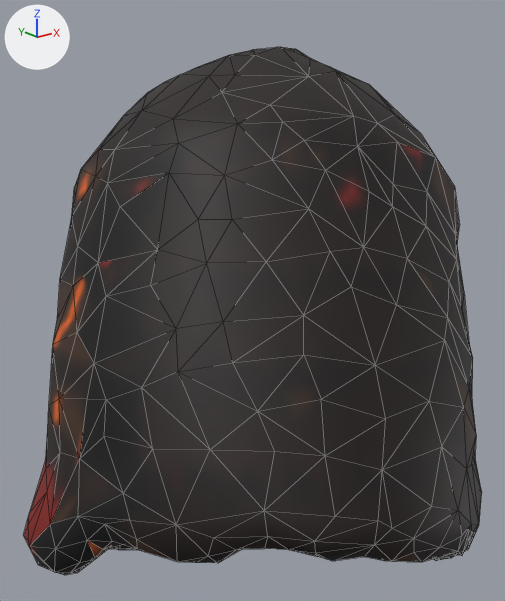
The glTF model www/proto3d/models/beth/equipment/fitted/wren/wren_leather_masterwork_glove_R_lod1.glb, before and after one commit.
One viewpoint serves both versions: a camera (50 mm lens) standing at (-0.521, -0.472, 0.95) and looking at (-0.272, -0.162, 0.826). Every picture has the same lights, and +X, +Y and +Z are marked at upper left. The first picture is the older version. Mesh edges are drawn as thin lines. Vertices at exactly the same position are counted once.

The older version as bpy lines, for what is in view:
```python
me_wren_leather_masterwork_glove_r_hi_002 = bpy.data.meshes.new('wren_leather_masterwork_glove_R_hi.002')
me_wren_leather_masterwork_glove_r_hi_002.from_pydata(...)  # 796 vertices, 1592 faces; spans x -0.425..-0.128, y -0.316..-0.018, z 0.642..0.969
me_wren_leather_masterwork_glove_r_hi_002.materials.append(mat_wren_leather_masterwork_glove_r_mat)  # picture img_tex_wren_leather_masterwork_glove_r
ob_wren_leather_masterwork_glove_r_lod1 = bpy.data.objects.new('wren_leather_masterwork_glove_R_lod1', me_wren_leather_masterwork_glove_r_hi_002)
ob_wren_leather_masterwork_glove_r_lod1.location = (0.0, 0.0, 0.0)
```
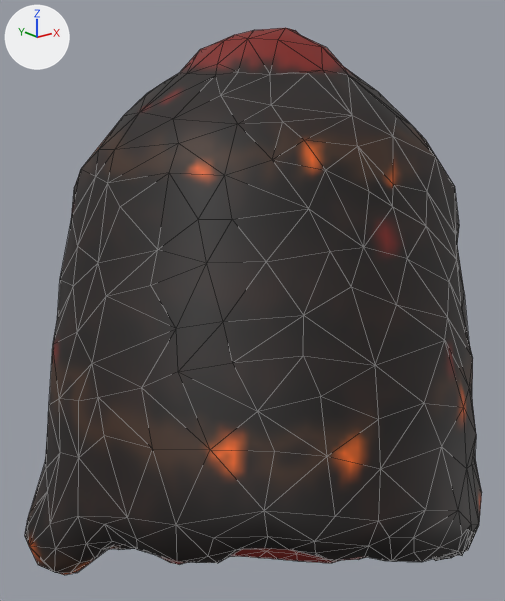
Where the change shows, as pixel boxes (x1, y1, x2, y2) in the pictures (505 x 601 px; the box of a moved part takes in the faces that stretch with it):
'wren_leather_masterwork_glove_R_lod1', reshaped: before (24, 47, 482, 575); after (25, 28, 482, 575)
part 1 of me_wren_leather_masterwork_glove_r_hi_002, moved or reshaped: before (24, 297, 176, 562); after (25, 297, 365, 564)
part 2 of me_wren_leather_masterwork_glove_r_hi_002, moved or reshaped: before (71, 47, 438, 219); after (71, 28, 449, 219)
part 3 of me_wren_leather_masterwork_glove_r_hi_002, moved or reshaped: (258, 341, 464, 561) in both
part 4 of me_wren_leather_masterwork_glove_r_hi_002, surface changed: before (28, 124, 482, 575); after (28, 73, 482, 575)

The change, as a diff of the scene's bpy script:
```diff
--- a/www/proto3d/models/beth/equipment/fitted/wren/wren_leather_masterwork_glove_R_lod1.glb.py
+++ b/www/proto3d/models/beth/equipment/fitted/wren/wren_leather_masterwork_glove_R_lod1.glb.py
@@ me_wren_leather_masterwork_glove_r_hi_002 @@
 # used by ob_wren_leather_masterwork_glove_r_lod1; location = (0.0, 0.0, 0.0)
-me_wren_leather_masterwork_glove_r_hi_002.from_pydata(...)  # 796 vertices, 1592 faces; spans x -0.425..-0.128, y -0.316..-0.018, z 0.642..0.969
+me_wren_leather_masterwork_glove_r_hi_002.from_pydata(...)  # 796 vertices, 1592 faces; spans x -0.425..-0.128, y -0.316..-0.018, z 0.632..0.979
+# me_wren_leather_masterwork_glove_r_hi_002 part 1: 33 vertices moved from x -0.41..-0.159, y -0.255..-0.101, z 0.642..0.865 to x -0.411..-0.16, y -0.256..-0.101, z 0.635..0.865; 102 vertices removed from x -0.421..-0.143, y -0.249..-0.049, z 0.642..0.784; 100 vertices added at x -0.42..-0.143, y -0.239..-0.052, z 0.632..0.778
+# me_wren_leather_masterwork_glove_r_hi_002 part 2: 24 vertices moved from x -0.348..-0.156, y -0.212..-0.025, z 0.838..0.968 to x -0.348..-0.158, y -0.208..-0.025, z 0.837..0.968; 70 vertices removed from x -0.33..-0.153, y -0.233..-0.038, z 0.806..0.969; 72 vertices added at x -0.329..-0.161, y -0.232..-0.039, z 0.809..0.979
+# me_wren_leather_masterwork_glove_r_hi_002 part 3: 6 vertices moved from x -0.334..-0.273, y -0.294..-0.28, z 0.76..0.823 to x -0.334..-0.277, y -0.294..-0.28, z 0.76..0.824; 4 vertices removed from x -0.325..-0.291, y -0.315..-0.31, z 0.763..0.772; 4 vertices added at x -0.327..-0.296, y -0.315..-0.308, z 0.764..0.772
+# me_wren_leather_masterwork_glove_r_hi_002 part 4: 1012 kept faces spanning x -0.425..-0.128, y -0.316..-0.018, z 0.662..0.956 get new texture (UV) coordinates
+# other edits to the shape of me_wren_leather_masterwork_glove_r_hi_002 do not show in these pictures
 me_wren_leather_masterwork_glove_r_hi_002.materials.append(mat_wren_leather_masterwork_glove_r_mat)
```
